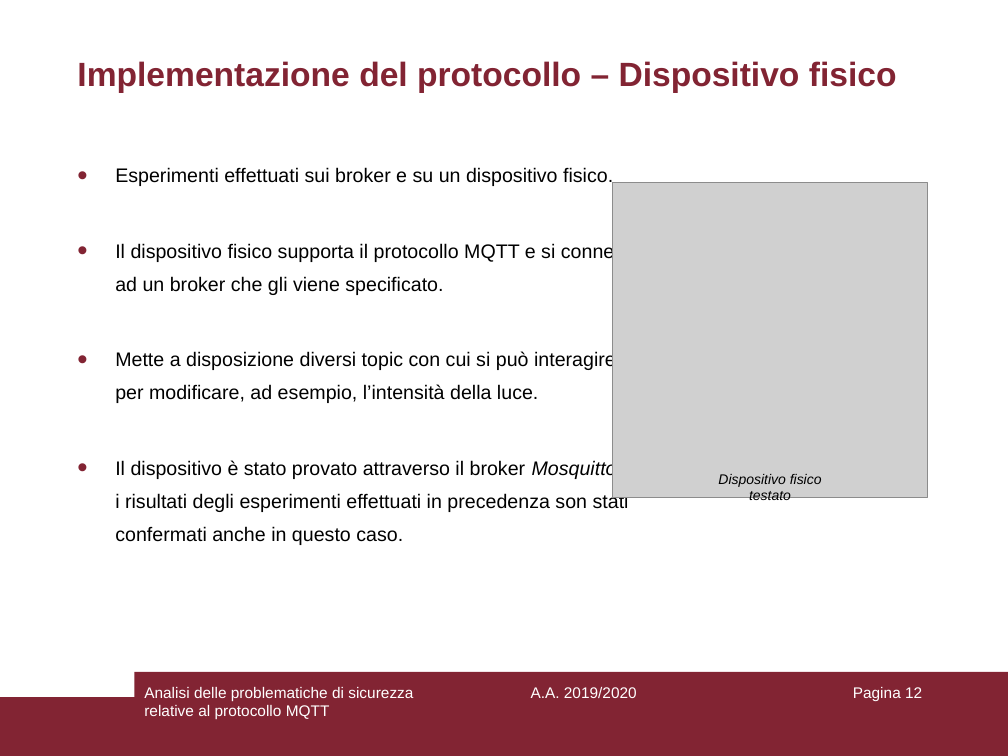
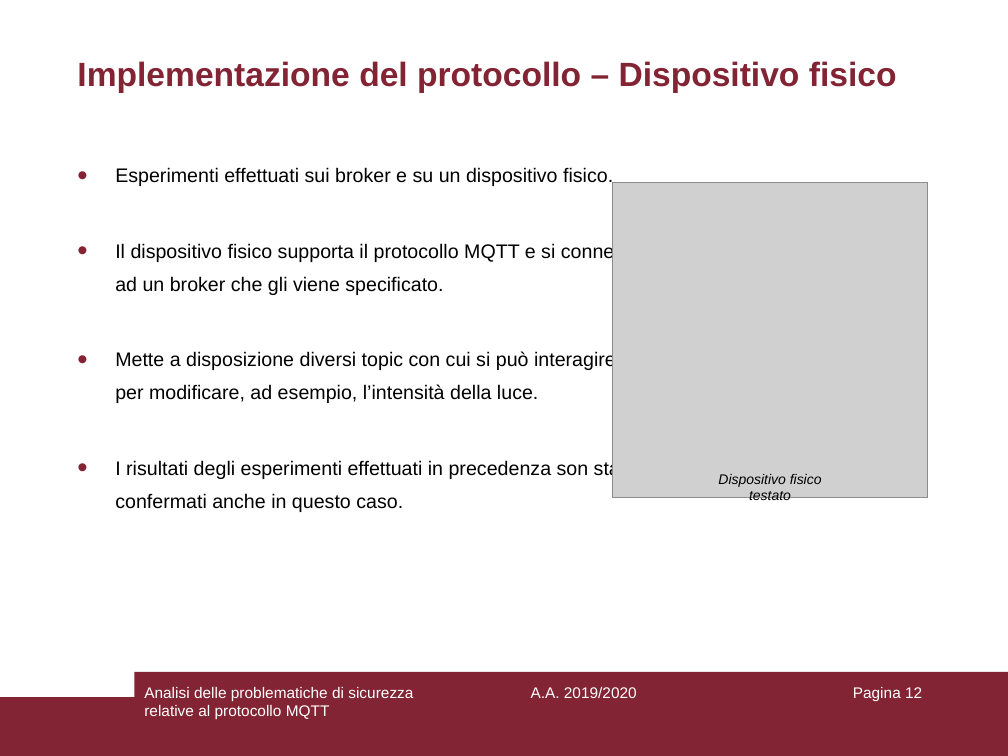
Before and after one commit to aedoardo/bachelor-degree-thesis, a slide deck: slide 12 of slides/Presentazione.ppt. Drawn at 1008x756 pixels with LibreOffice and Linux fonts; fonts in the diff are those of the drawing; grey boxes stand for pictures. Boxes give left, top, right and bottom in pixels: in the first picture for what was removed or moved away, otherwise in the second. Text is boxed around its words. In the diff, an @@ line names an element or a change of style, - is before the commit and + after.

```diff
--- a/slides/Presentazione.ppt
+++ b/slides/Presentazione.ppt
@@ text at (x1=115, y1=460, x2=630, y2=512): text changed @@
-• Il dispositivo è stato provato attraverso il broker Mosquitto e
-  i risultati degli esperimenti effettuati in precedenza son stati
-  confermati anche in questo caso.
+• I risultati degli esperimenti effettuati in precedenza son stati
+  confermati anche in questo caso.
```
Also in this commit, not shown: 5 other slides changed, 1 slide added, 3 other files.
